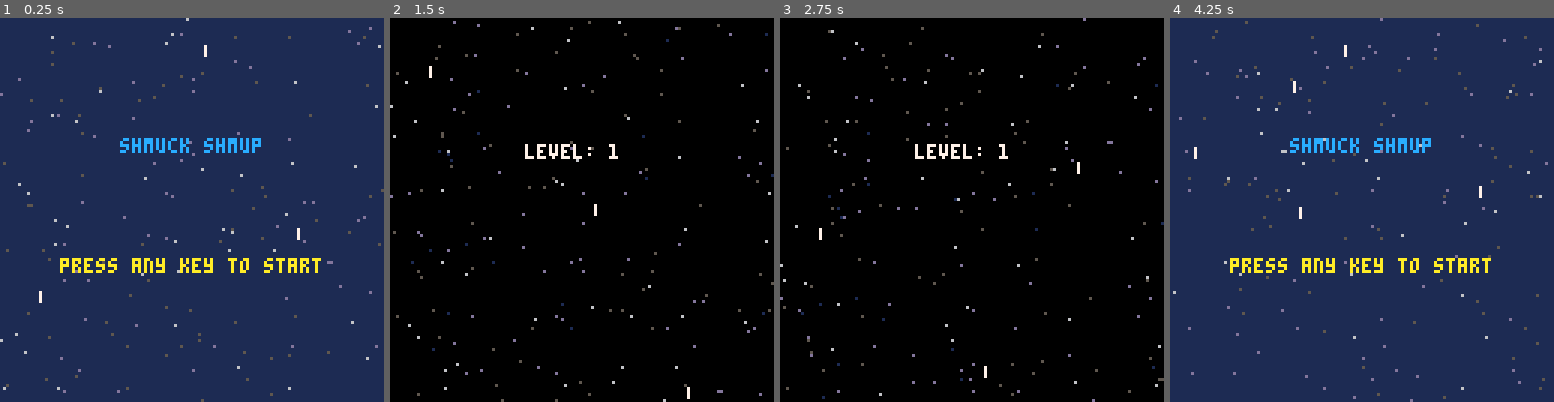
Above: before the commit, frames 1-4 (left to right).
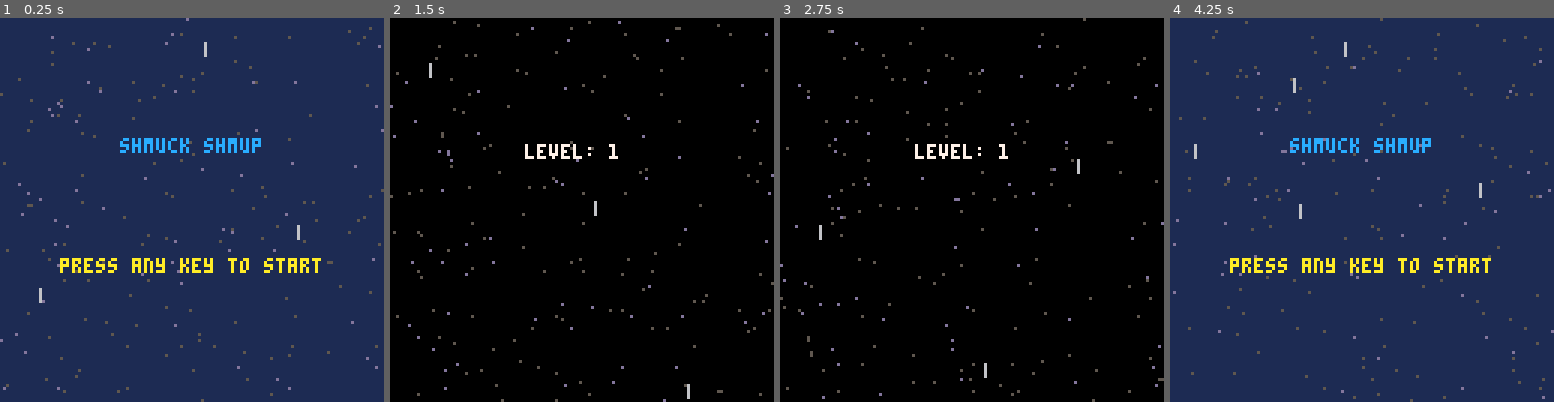
Above: after the commit, the same moments.

Repository: CalebmKopp/shmuptut
Game: PICO-8 cartridge shmup.p8
Two runs of this game, one before a commit and one after it. Both use one fixed random seed, a clock stepped at 60 frames per second and the inputs below.
Inputs:
- Up to frame 1 (0.25 s): no input
- Up to frame 2 (1.5 s): tap O (Z key) at 0.33, 0.7, 1.43 s; tap X (X key) at 1.07 s
- Up to frame 3 (2.75 s): hold Left 1.97-2.37 s; tap X (X key) at 2.07, 2.4, 2.73 s; tap O (Z key) at 2.22 s; hold Down from 2.42 s (still down)
- Up to frame 4 (4.25 s): release Down at 2.82 s; hold Right 2.87-3.53 s; tap X (X key) every 0.33 s from 3.07 to 4.07 s; tap O (Z key) at 3.1, 3.98 s; hold Up 3.58-4.08 s; hold Right from 4.13 s (still down)

The runs differ from the first frame. In frame 1, 0.8% of the frame differs, in the area x 0-100%, y 0-98%; in frame 2, 0.8%; in frame 3, 0.8%; in frame 4, 0.8%, in the area x 0-100%, y 0-100%.

Commit message:
trying to mess with star colors

Diff:
--- a/shmup.p8
+++ b/shmup.p8
@@ -84,7 +84,7 @@
 	--this function calculates the star colors based on speed
 	--ordered from fastest to slowest, 5 values
 	--	default white,lightgrey,lightblue,blue,darkblue
-	star_cols = star_cols or {7,6,13,5,1}
+	star_cols = star_cols or {6,13,5,5,13}
 
 	--default speed breaks
 	spd_breaks = spd_breaks or {1.9600, 1.7, 1.2, 0.7}
@@ -94,14 +94,14 @@
 		--get the star reference
 		local star_ref=stars[i]
 		--set the color based on speed
-		if star_ref.spd > 1.9600 then
+		if star_ref.spd > spd_breaks[1] then
 			star_ref.col=star_cols[1]
 			star_ref.fast=true
-		elseif star_ref.spd > 1.7 then
+		elseif star_ref.spd > spd_breaks[2] then
 			star_ref.col=star_cols[2]
-		elseif star_ref.spd > 1.2 then
+		elseif star_ref.spd > spd_breaks[3] then
 			star_ref.col=star_cols[3]
-		elseif star_ref.spd > 0.7 then
+		elseif star_ref.spd > spd_breaks[4] then
 			star_ref.col=star_cols[4]
 		else
 			star_ref.col=star_cols[5]
@@ -116,7 +116,7 @@
 		local star_ref=stars[i]
 		if star_ref.fast then
 			--draw a line
-			line(star_ref.x, star_ref.y,star_ref.x,star_ref.y-3,star_ref.col)
+			line(star_ref.x, star_ref.y,star_ref.x,star_ref.y-4,star_ref.col)
 		else
 			--draw a pixel
 			pset(star_ref.x, star_ref.y, star_ref.col)
